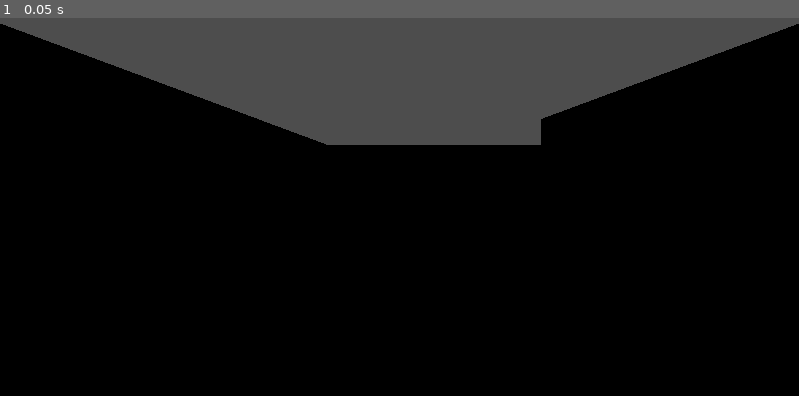
Above: before the commit, frame 1.
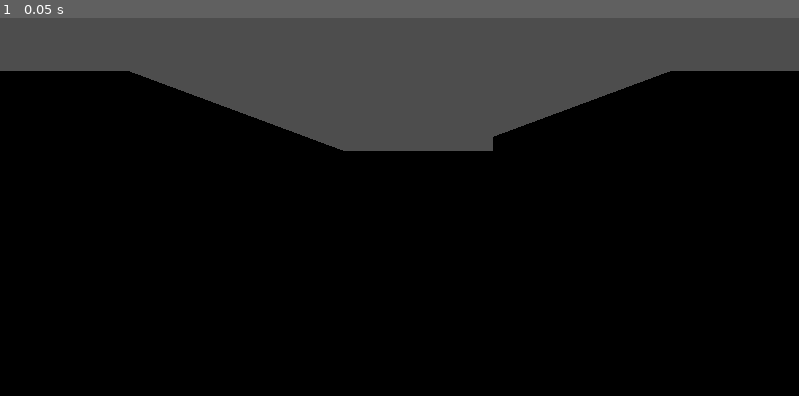
Above: after the commit, the same moment.

Repository: Patyszoon/The-White-Room-in-Godot
Game: Godot game, scene res://scena2.tscn
Two runs of this game, one before a commit and one after it. Both use one fixed random seed, a clock stepped at 60 frames per second and the inputs below.
Inputs:
- Up to frame 1 (0.05 s): no input

The runs differ from the first frame. In frame 1, 2.6% of the frame differs, in the area x 0-100%, y 1-36%.

Commit message:
Add files via upload

Diff:
--- a/The White Room/scena2.tscn
+++ b/The White Room/scena2.tscn
@@ -14,6 +14,7 @@
 transform = Transform3D(1462.07, 0, 0, 0, 11.8181, 0, 0, 0, 1467.54, -0.470568, 0.275296, 3.44235)
 
 [node name="Ludzik" parent="." instance=ExtResource("1_s60h8")]
+transform = Transform3D(1, 0, 0, 0, 1, 0, 0, 0, 1, 0, 0, 2.07167)
 
 [node name="Podloga" parent="." instance=ExtResource("2_dyptl")]
 transform = Transform3D(1, 0, 0, 0, 1, 0, 0, 0, 1, 0, 0, 1.91854)
@@ -25,10 +26,10 @@
 transform = Transform3D(-4.37114e-08, 0, 1, 0, 1, 0, -1, 0, -4.37114e-08, -3.96, 4.76837e-07, -2.00711)
 
 [node name="Sciany2_podloga2" parent="." instance=ExtResource("3_ddn05")]
-transform = Transform3D(-4.37114e-08, 0, 1, 0, 1, 0, -1, 0, -4.37114e-08, -7.91064, 0, -2.00401)
+transform = Transform3D(-4.37114e-08, 0, 1, 0, 1, 0, -1, 0, -4.37114e-08, -7.94481, 0, -2.01275)
 
 [node name="Naroznik" parent="." instance=ExtResource("5_ap3fi")]
-transform = Transform3D(-1, 0, -8.74228e-08, 0, 1, 0, 8.74228e-08, 0, -1, -11.8973, 0, -2.01123)
+transform = Transform3D(-1, 0, -8.74228e-08, 0, 1, 0, 8.74228e-08, 0, -1, -11.9234, 0, -2.013)
 
 [node name="Sciana_podloga2" parent="." instance=ExtResource("4_3ulj7")]
 transform = Transform3D(-4.37114e-08, 0, 1, 0, 1, 0, -1, 0, -4.37114e-08, -15.8699, 0, -2.017)
@@ -37,7 +38,7 @@
 transform = Transform3D(-1, 0, -1.50996e-07, 0, 1, 0, 1.50996e-07, 0, -1, -19.8595, 0, -2.01987)
 
 [node name="Sciana_podloga3" parent="." instance=ExtResource("4_3ulj7")]
-transform = Transform3D(-4.37114e-08, 0, 1, 0, 1, 0, -1, 0, -4.37114e-08, 3.96357, 0, -2.00942)
+transform = Transform3D(-4.37114e-08, 0, 1, 0, 1, 0, -1, 0, -4.37114e-08, 3.98488, 0, -2.00942)
 
 [node name="Podloga2" parent="." instance=ExtResource("2_dyptl")]
 transform = Transform3D(1, 0, 0, 0, 1, 0, 0, 0, 1, 3.96843, 0, 1.91051)
@@ -61,40 +62,100 @@
 transform = Transform3D(1, 0, 0, 0, 1, 0, 0, 0, 1, 3.95751, 0, 1.97099)
 
 [node name="Sciany2_podloga3" parent="." instance=ExtResource("3_ddn05")]
-transform = Transform3D(-4.37114e-08, 0, 1, 0, 1, 0, -1, 0, -4.37114e-08, 7.94754, 0, -2.01806)
+transform = Transform3D(-4.37114e-08, 0, 1, 0, 1, 0, -1, 0, -4.37114e-08, 7.97285, 0, -2.00781)
 
 [node name="Naroznik3" parent="." instance=ExtResource("5_ap3fi")]
-transform = Transform3D(-4.37114e-08, 0, -1, 0, 1, 0, 1, 0, -4.37114e-08, 11.9233, 0, -2.0172)
+transform = Transform3D(-4.37114e-08, 0, -1, 0, 1, 0, 1, 0, -4.37114e-08, 11.9598, 0, -2.007)
 
 [node name="Naroznik4" parent="." instance=ExtResource("5_ap3fi")]
-transform = Transform3D(-4.37114e-08, 0, -1, 0, 1, 0, 1, 0, -4.37114e-08, 15.8968, 0, -2.01376)
+transform = Transform3D(-4.37114e-08, 0, -1, 0, 1, 0, 1, 0, -4.37114e-08, 15.897, 0, -2.006)
 
 [node name="Sciany3_podloga" parent="." instance=ExtResource("7_it2tr")]
 transform = Transform3D(1, 0, 0, 0, 1, 0, 0, 0, 1, -19.8613, 0, -6.00638)
 
 [node name="Sciana_podloga4" parent="." instance=ExtResource("4_3ulj7")]
-transform = Transform3D(-1, 0, -8.74228e-08, 0, 1, 0, 8.74228e-08, 0, -1, -15.8423, 0, -5.99554)
+transform = Transform3D(-1, 0, -8.74228e-08, 0, 1, 0, 8.74228e-08, 0, -1, -15.8649, 0, -5.99554)
 
 [node name="Podloga4" parent="." instance=ExtResource("2_dyptl")]
-transform = Transform3D(1, 0, 0, 0, 1, 0, 0, 0, 1, -7.85035, 0, -5.98928)
+transform = Transform3D(1, 0, 0, 0, 1, 0, 0, 0, 1, -7.87025, 0, -5.98928)
 
 [node name="Naroznik5" parent="." instance=ExtResource("5_ap3fi")]
-transform = Transform3D(1, 0, 0, 0, 1, 0, 0, 0, 1, -3.93709, 0, -5.94059)
+transform = Transform3D(1, 0, 0, 0, 1, 0, 0, 0, 1, -3.93709, 0, -5.97655)
 
 [node name="Sciana_podloga5" parent="." instance=ExtResource("4_3ulj7")]
-transform = Transform3D(-4.37114e-08, 0, -1, 0, 1, 0, 1, 0, -4.37114e-08, 0.0529448, 0, -5.93299)
+transform = Transform3D(-4.37114e-08, 0, -1, 0, 1, 0, 1, 0, -4.37114e-08, 0.0529448, 0, -5.97138)
 
 [node name="Naroznik6" parent="." instance=ExtResource("5_ap3fi")]
-transform = Transform3D(1, 0, 0, 0, 1, 0, 0, 0, 1, 4.00803, 0, -5.93814)
+transform = Transform3D(1, 0, 0, 0, 1, 0, 0, 0, 1, 4.00803, 0, -5.97325)
 
 [node name="Podloga5" parent="." instance=ExtResource("2_dyptl")]
 transform = Transform3D(1, 0, 0, 0, 1, 0, 0, 0, 1, 8.00852, 0, -5.93449)
 
 [node name="Naroznik7" parent="." instance=ExtResource("5_ap3fi")]
-transform = Transform3D(1, 0, 0, 0, 1, 0, 0, 0, 1, 11.9221, 0, -5.92679)
+transform = Transform3D(1, 0, 0, 0, 1, 0, 0, 0, 1, 11.963, 0, -5.92679)
 
 [node name="Sciana_podloga6" parent="." instance=ExtResource("4_3ulj7")]
 transform = Transform3D(-1, 0, -8.74228e-08, 0, 1, 0, 8.74228e-08, 0, -1, 15.8917, 0, -5.93182)
 
 [node name="Sciana_podloga7" parent="." instance=ExtResource("4_3ulj7")]
-transform = Transform3D(-1, 0, -8.74228e-08, 0, 1, 0, 8.74228e-08, 0, -1, -11.8438, 0, -5.98757)
+transform = Transform3D(-1, 0, -8.74228e-08, 0, 1, 0, 8.74228e-08, 0, -1, -11.8776, 0, -5.98757)
+
+[node name="Sciana_podloga8" parent="." instance=ExtResource("4_3ulj7")]
+transform = Transform3D(1, 0, 0, 0, 1, 0, 0, 0, 1, -19.859, 0, -9.98)
+
+[node name="Naroznik8" parent="." instance=ExtResource("5_ap3fi")]
+transform = Transform3D(1, 0, 0, 0, 1, 0, 0, 0, 1, -7.89068, 0, -9.95802)
+
+[node name="Sciana_podloga9" parent="." instance=ExtResource("4_3ulj7")]
+transform = Transform3D(-4.37114e-08, 0, -1, 0, 1, 0, 1, 0, -4.37114e-08, 0.0598321, -0.00789976, -9.9752)
+
+[node name="Podloga7" parent="." instance=ExtResource("2_dyptl")]
+transform = Transform3D(1, 0, 0, 0, 1, 0, 0, 0, 1, -3.88204, 0, -9.96326)
+
+[node name="Podloga8" parent="." instance=ExtResource("2_dyptl")]
+transform = Transform3D(1, 0, 0, 0, 1, 0, 0, 0, 1, 4.02429, 0, -9.96622)
+
+[node name="Naroznik9" parent="." instance=ExtResource("5_ap3fi")]
+transform = Transform3D(-4.37114e-08, 0, 1, 0, 1, 0, -1, 0, -4.37114e-08, 7.94364, 0, -9.92887)
+
+[node name="Podloga9" parent="." instance=ExtResource("2_dyptl")]
+transform = Transform3D(1, 0, 0, 0, 1, 0, 0, 0, 1, 11.9226, 0, -9.92099)
+
+[node name="Sciany2_podloga5" parent="." instance=ExtResource("3_ddn05")]
+transform = Transform3D(1, 0, 0, 0, 1, 0, 0, 0, 1, 15.8943, 0, -9.92179)
+
+[node name="Sciana_podloga10" parent="." instance=ExtResource("4_3ulj7")]
+transform = Transform3D(-1, 0, -8.74228e-08, 0, 1, 0, 8.74228e-08, 0, -1, -15.8632, 0, -9.96733)
+
+[node name="Sciana_podloga11" parent="." instance=ExtResource("4_3ulj7")]
+transform = Transform3D(-1, 0, -8.74228e-08, 0, 1, 0, 8.74228e-08, 0, -1, -11.8789, 0, -9.96417)
+
+[node name="Sciany3_podloga2" parent="." instance=ExtResource("7_it2tr")]
+transform = Transform3D(1, 0, 0, 0, 1, 0, 0, 0, 1, -19.862, 0, -13.951)
+
+[node name="Podloga6" parent="." instance=ExtResource("2_dyptl")]
+transform = Transform3D(1, 0, 0, 0, 1, 0, 0, 0, 1, -15.873, 0, -13.951)
+
+[node name="Naroznik10" parent="." instance=ExtResource("5_ap3fi")]
+transform = Transform3D(1, 0, 0, 0, 1, 0, 0, 0, 1, -11.8768, 0, -13.9516)
+
+[node name="Podloga10" parent="." instance=ExtResource("2_dyptl")]
+transform = Transform3D(1, 0, 0, 0, 1, 0, 0, 0, 1, -7.86443, 0, -13.9449)
+
+[node name="Naroznik11" parent="." instance=ExtResource("5_ap3fi")]
+transform = Transform3D(1, 0, 0, 0, 1, 0, 0, 0, 1, -3.87919, 0, -13.9347)
+
+[node name="Podloga11" parent="." instance=ExtResource("2_dyptl")]
+transform = Transform3D(1, 0, 0, 0, 1, 0, 0, 0, 1, 0.124124, -0.00699902, -13.9554)
+
+[node name="Naroznik12" parent="." instance=ExtResource("5_ap3fi")]
+transform = Transform3D(1, 0, 0, 0, 1, 0, 0, 0, 1, 3.99725, 0, -13.9438)
+
+[node name="Podloga12" parent="." instance=ExtResource("2_dyptl")]
+transform = Transform3D(1, 0, 0, 0, 1, 0, 0, 0, 1, 7.98391, 0, -13.9282)
+
+[node name="Naroznik13" parent="." instance=ExtResource("5_ap3fi")]
+transform = Transform3D(1, 0, 0, 0, 1, 0, 0, 0, 1, 11.955, 0, -13.9008)
+
+[node name="Sciana_podloga12" parent="." instance=ExtResource("4_3ulj7")]
+transform = Transform3D(-1, 0, -8.74228e-08, 0, 1, 0, 8.74228e-08, 0, -1, 15.8915, 0, -13.9094)
